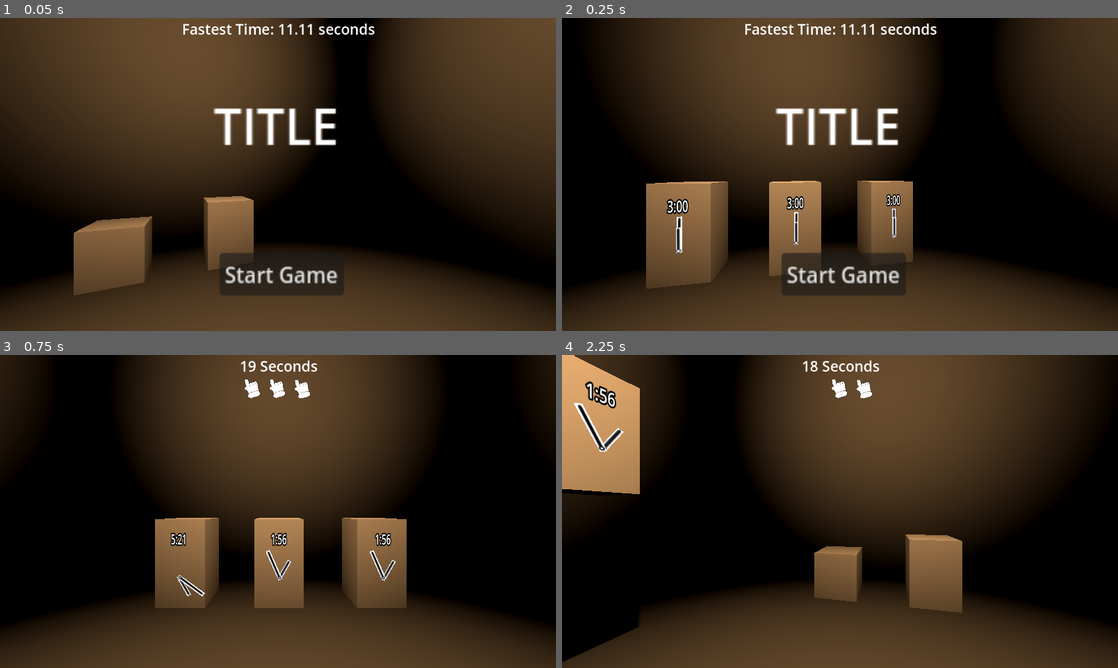
Above: before the commit, frames 1-4 (two rows, left to right).
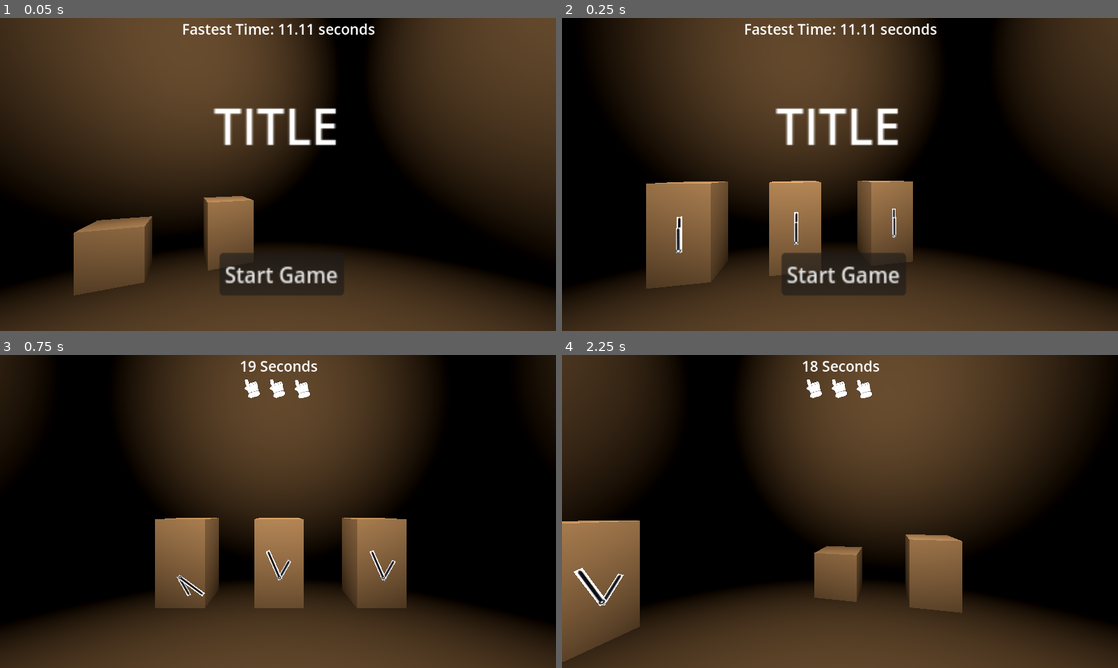
Above: after the commit, the same moments.

Repository: LeslieLlama/20SecJam2024
Game: Godot game, scene res://ShopScene.tscn
Same seed, same stepped clock (60 frames per second), same inputs: the game is played once before the commit and once after it.
Inputs (mouse positions are in pixels of both pictures, inside the frame that each line leads up to):
- Up to frame 1 (0.05 s): no input
- Up to frame 2 (0.25 s): no input
- Up to frame 3 (0.75 s): click "Start Game" at 0.5 s
- Up to frame 4 (2.25 s): tap Enter at 1.25 s; move the mouse to (962, 495) at 1.27 s; hold Right (move_right) 1.28-2.03 s; click (962, 495) at 1.42 s; move the mouse to (728, 527) at 2.02 s; hold Left (move_left) from 2.03 s (still down)

Frame 1 is identical in both runs. In frame 2, 0.4% of the frame differs, in the area x 18-61%, y 56-63%; in frame 3, 0.3%; in frame 4, 11%, in the area x 0-47%, y 0-98%.

Commit message:
Hitbox fixes
minor adjustment to the hitboxes of the clocks

Diff:
--- a/AlarmClock.tscn
+++ b/AlarmClock.tscn
@@ -6,6 +6,9 @@
 
 [sub_resource type="StandardMaterial3D" id="StandardMaterial3D_3lnoo"]
 albedo_texture = ExtResource("2_6ugqy")
+
+[sub_resource type="BoxShape3D" id="BoxShape3D_wdxnd"]
+size = Vector3(1.73676, 2.23851, 1)
 
 [node name="Clock" instance=ExtResource("1_phx8o")]
 
@@ -15,10 +18,8 @@
 mesh = ExtResource("3_m1s5m")
 
 [node name="CollisionShape3D" parent="Moveables/ClockModel/Area3D" index="0"]
-transform = Transform3D(1, 0, 0, 0, 0.999997, 0, 0, 0, 1, 0.00671387, 1.25805, -6.66134e-16)
-
-[node name="TestLabel" parent="Moveables" index="1"]
-visible = false
+transform = Transform3D(1, 0, 0, 0, 0.999997, 0, 0, 0, 1, 0.0264473, 1.18384, -2.22045e-16)
+shape = SubResource("BoxShape3D_wdxnd")
 
 [node name="HoursHand" parent="Moveables" index="2"]
 transform = Transform3D(-0.205611, 0, -1.79751e-08, 0, 0.205611, 0, 1.79751e-08, 0, -0.205611, -0.000426829, 1.02786, 0.255521)
--- a/Clock.tscn
+++ b/Clock.tscn
@@ -12,7 +12,7 @@
 material = SubResource("StandardMaterial3D_c81qi")
 
 [sub_resource type="BoxShape3D" id="BoxShape3D_cy6n8"]
-size = Vector3(2.12378, 2.2749, 1)
+size = Vector3(1.10493, 1.0546, 1)
 
 [node name="Clock" type="Node3D"]
 script = ExtResource("1_2e8h2")
@@ -27,11 +27,12 @@
 [node name="Area3D" type="Area3D" parent="Moveables/ClockModel"]
 
 [node name="CollisionShape3D" type="CollisionShape3D" parent="Moveables/ClockModel/Area3D"]
-transform = Transform3D(1, 0, 0, 0, 0.999997, 0, 0, 0, 1, 0, 0, 0)
+transform = Transform3D(1, 0, 0, 0, 0.999997, 0, 0, 0, 1, -0.00792693, -0.0103911, 0)
 shape = SubResource("BoxShape3D_cy6n8")
 
 [node name="TestLabel" type="Label3D" parent="Moveables"]
 transform = Transform3D(2.04854, 0, 0, 0, 3.67713, 0, 0, 0, 1.99303, -0.00120074, 2.90988, 1.08392)
+visible = false
 text = "3:00"
 
 [node name="HoursHand" type="Sprite3D" parent="Moveables"]
Not shown: 1 places in AlarmClock.tscn that only renumber resources
